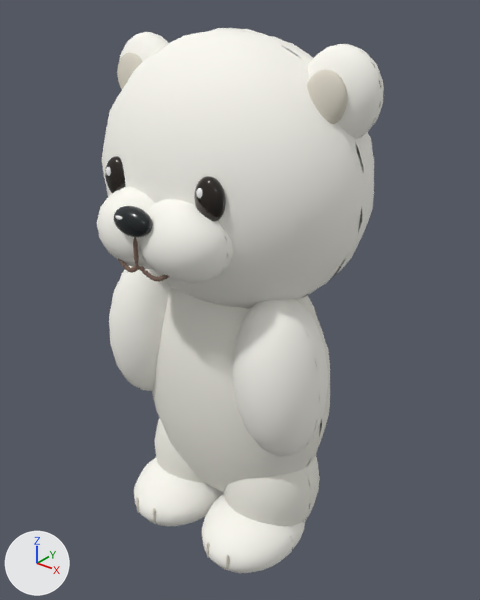
A saved change to the glTF model docs/bear/model.glb.
Camera for both pictures: a 50 mm lens placed at (1.65, -2.03, 2.44), pointed at (0.03, -0.01, 1.19). Lighting does not change. The marker at lower left points along +X, +Y and +Z. The older version comes first. Where no turn or scale is listed for an object, it has been applied to the vertices.

Names of what the first picture shows: 'continuous_soft_arm', 'continuous_soft_arm.001', 'foot', 'foot.001', 'inner_ear.001', 'muzzle_cheek', 'muzzle_cheek.001', 'pear_shaped_body', 'round_ear.001', 'round_head', 'short_leg', 'short_leg.001' and 8 more.
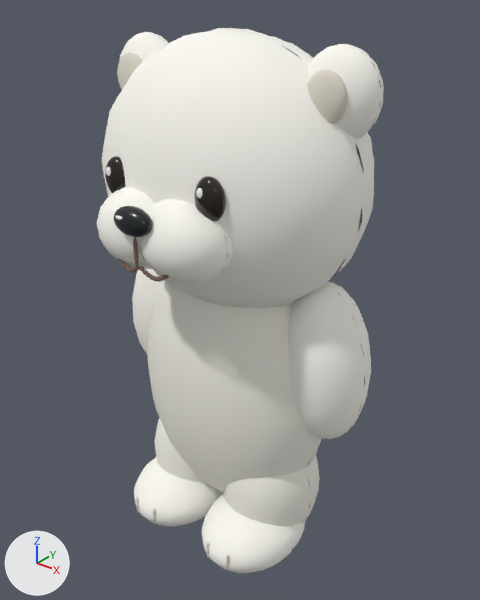
What differs and where, as boxes (x1, y1, x2, y2) in the pictures (480 x 600 px):
'continuous_soft_arm.001', moved
    before: (233, 298, 328, 456)
    after: (288, 282, 371, 439)
'continuous_soft_arm', moved
    before: (109, 265, 171, 391)
    after: (132, 269, 165, 355)

The change in detail:
Object 'continuous_soft_arm' (ob_continuous_soft_arm) moves from (-0.366, -0.165, 1.003) to (-0.446, 0.045, 1.002).
Object 'continuous_soft_arm.001' (ob_continuous_soft_arm_001) moves from (0.363, -0.165, 1.006) to (0.443, 0.045, 1.006).
